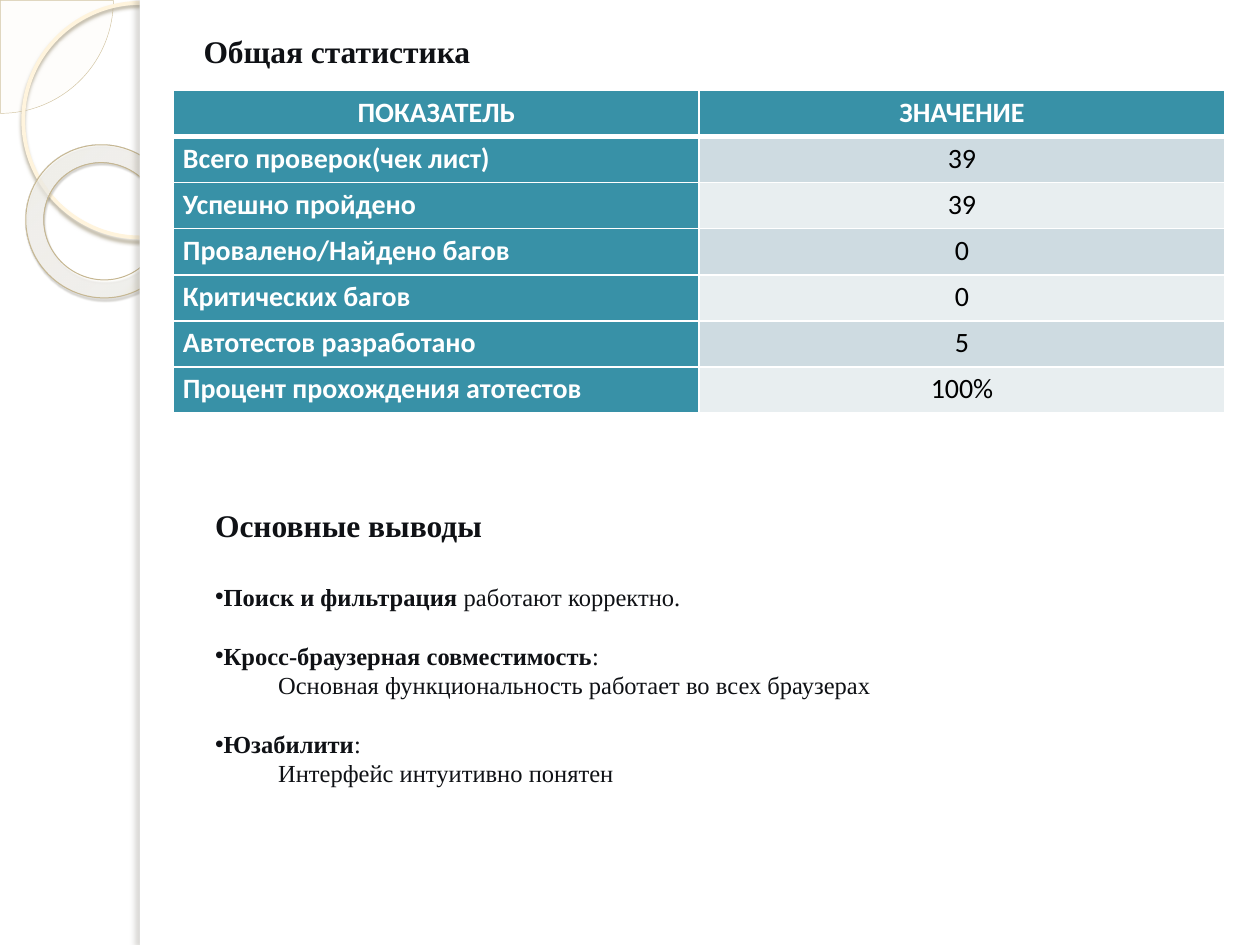
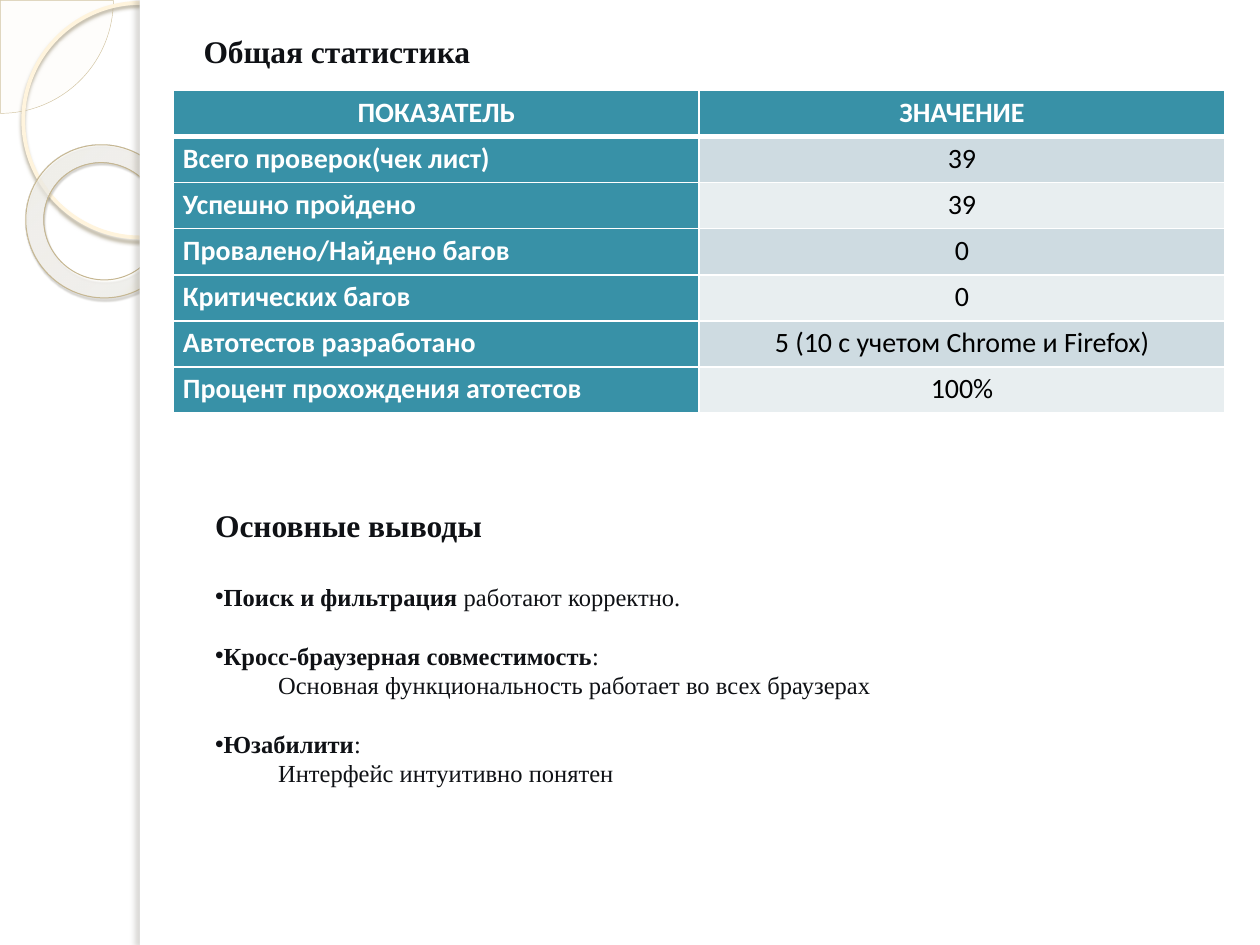
Before and after one commit to DmitriiPV73/Litres-testing, a slide deck: slide 16 of presentation_litres.pptx. Drawn at 1260x945 pixels with LibreOffice and Linux fonts; fonts in the diff are those of the drawing; background and template pictures are left out. Boxes give left, top, right and bottom in pixels: in the first picture for what was removed or moved away, otherwise in the second. Text is boxed around its words. In the diff, an @@ line names an element or a change of style, - is before the commit and + after.

```diff
--- a/presentation_litres.pptx
+++ b/presentation_litres.pptx
@@ table at box(174, 91, 1225, 413) @@
-row 6, column 2: 5
+row 6, column 2: 5 (10 с учетом Chrome и Firefox)
```
Also in this commit, not shown: 4 other slides changed.
